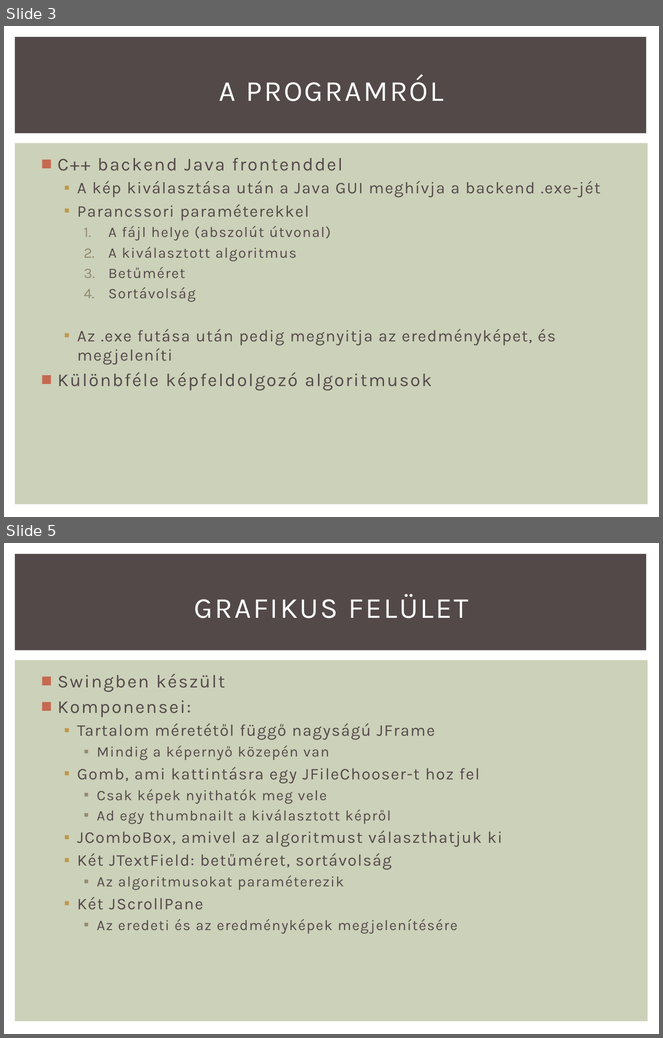
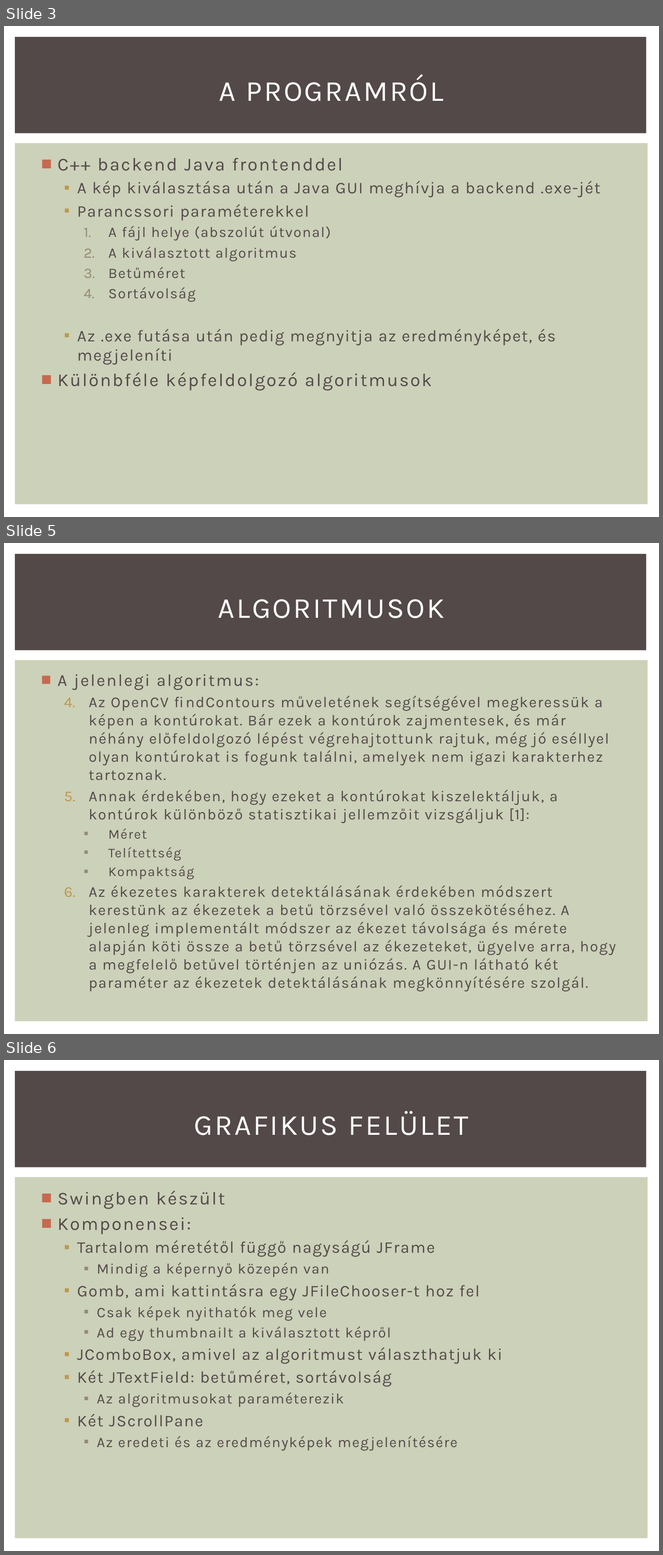
Before and after one commit to Btib/ImProcPoject, a slide deck: ImProc/Img/1_Prezentáció.pptx. Shown one above the other, each under a label of ours: slides 3 and 5 before the commit, slides 3, 5 and 6 after it; the slides between them are not shown. The pictures are 663x1038 and 663x1555 pixels, drawn with LibreOffice and Linux fonts; fonts in the diff are those of the drawing. Boxes give left, top, right and bottom in pixels: in the first picture for what was removed or moved away, otherwise in the second. Text is boxed around its words. In the diff, an @@ line names an element or a change of style, - is before the commit and + after.

```diff
--- a/ImProc/Img/1_Prezentáció.pptx
+++ b/ImProc/Img/1_Prezentáció.pptx
@@ slide 5 added at box(4, 543, 659, 1034), background #FFFFFF; not listed: 2 template elements that a slide beside it also shows @@
@@ title added at box(218, 599, 444, 618), 32 pt, text #FFFFFF @@
+ALGORITMUSOK
@@ text added at box(58, 675, 616, 992), 16.6 pt, text #534949 @@
+■ A jelenlegi algoritmus:
+  4. Az OpenCV findContours műveletének segítségével megkeressük a képen a kontúrokat. Bár ezek a kontúrok zajmentesek, és már néhány előfeldolgozó lépést végrehajtottunk rajtuk, még jó eséllyel olyan kontúrokat is fogunk találni, amelyek nem igazi karakterhez tartoznak.
+  5. Annak érdekében, hogy ezeket a kontúrokat kiszelektáljuk, a kontúrok különböző statisztikai jellemzőit vizsgáljuk [1]:
+    ▪ Méret
+    ▪ Telítettség
+    ▪ Kompaktság
+  6. Az ékezetes karakterek detektálásának érdekében módszert kerestünk az ékezetek a betű törzsével való összekötéséhez. A jelenleg implementált módszer az ékezet távolsága és mérete alapján köti össze a betű törzsével az ékezeteket, ügyelve arra, hogy a megfelelő betűvel történjen az uniózás. A GUI-n látható két paraméter az ékezetek detektálásának megkönnyítésére szolgál.
@@ what was slide 5 is now slide 6 @@
```
Also in this commit, not shown: 5 other slides added, 2 slides removed, 21 other files.
